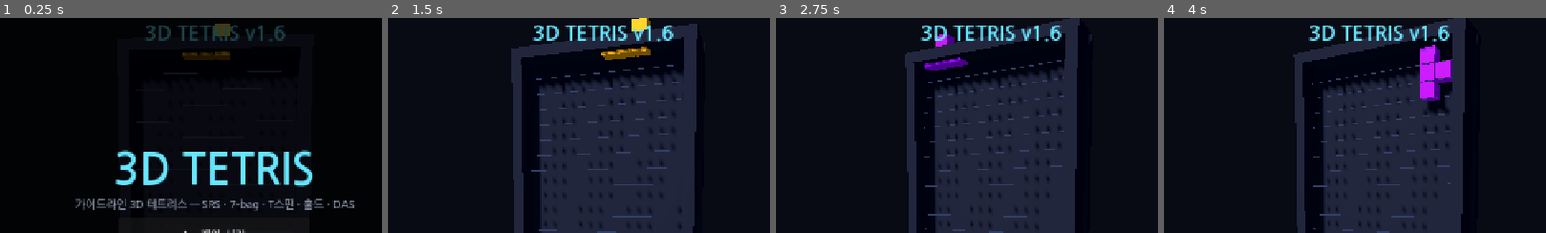
Above: before the commit, frames 1-4 (left to right).
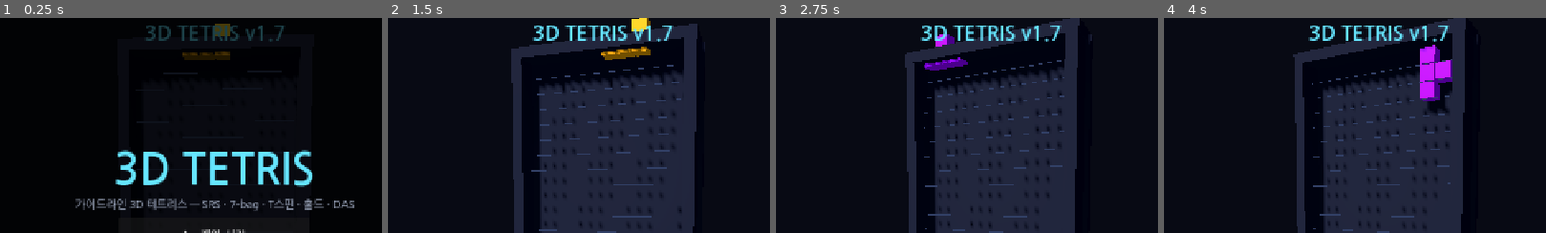
Above: after the commit, the same moments.

Repository: supark0403/3d-tetris
Game: Godot game, scene res://scenes/main.tscn
Two runs of this game, one before a commit and one after it. Both use one fixed random seed, a clock stepped at 60 frames per second and the inputs below.
Inputs (mouse positions are % of the whole screen's width and height, from its top left):
- Up to frame 1 (0.25 s): no input
- Up to frame 2 (1.5 s): click "▶ 게임 시작" at 0.5 s; tap Enter at 1.25 s; move the mouse to (72, 45) at 1.27 s; hold D (move_right) from 1.28 s (still down); hold W (hard_drop) from 1.28 s (still down); click (72, 45) at 1.42 s
- Up to frame 3 (2.75 s): move the mouse to (30, 55) at 2.02 s; release D (move_right) at 2.03 s; release W (hard_drop) at 2.03 s; hold A (move_left) from 2.03 s (still down); tap Space (hold_piece) at 2.1 s
- Up to frame 4 (4 s): move the mouse to (60, 28) at 2.77 s; release A (move_left) at 2.78 s; hold Up (rot_180) 2.78-3.53 s; hold D (move_right) from 2.78 s (still down); move the mouse to (45, 70) at 3.52 s; tap Left (rot_ccw) at 3.6 s; click (45, 70) at 3.67 s
The pictures show only the part of the screen within x 22-72%, y 0-50%; the shares and areas given below are measured in that part.

The runs differ from the first frame. In frame 1, 0.1% of the frame differs, in the area x 71-75%, y 3-11%; in frame 2, 0.2%; in frame 3, 0.2%; in frame 4, 0.2%.

Commit message:
회전/하드/홀드/일시정지 에코 입력 무시, v1.7

Diff:
--- a/scripts/main.gd
+++ b/scripts/main.gd
@@ -41,6 +41,8 @@
 		_run_autotest()
 
 func _unhandled_input(event: InputEvent) -> void:
+	if event is InputEventKey and (event as InputEventKey).echo:
+		return
 	if _is_listening():
 		return
 	if event.is_action_pressed("pause_game"):
@@ -166,7 +168,7 @@
 	title.position = Vector2(-200, 12)
 	title.custom_minimum_size = Vector2(400, 0)
 	title.horizontal_alignment = HORIZONTAL_ALIGNMENT_CENTER
-	title.text = "3D TETRIS v1.6"
+	title.text = "3D TETRIS v1.7"
 	_font(title, 34, true)
 	title.add_theme_color_override("font_color", Color(0.4, 0.9, 1.0))
 	_ui.add_child(title)
--- a/scripts/tetris/game.gd
+++ b/scripts/tetris/game.gd
@@ -138,6 +138,8 @@
 func _input(event: InputEvent) -> void:
 	if over or paused or _testing:
 		return
+	if event is InputEventKey and (event as InputEventKey).echo:
+		return # 홀드 난사 방지: 가장자리 입력만 받음
 	if event.is_action_pressed("rot_ccw"):
 		try_rotate(false)
 	elif event.is_action_pressed("rot_cw"):
@@ -585,6 +587,18 @@
 		_game_over()
 	if not over:
 		fails.append("over-not-detected")
+	# 15. 에코 입력 무시 (회전키 홀드 난사 방지)
+	new_game()
+	_testing = false
+	var r0 := active_rot
+	var ech := InputEventKey.new()
+	ech.pressed = true
+	ech.echo = true
+	ech.physical_keycode = KEY_LEFT
+	ech.keycode = KEY_LEFT
+	_input(ech)
+	if active_rot != r0:
+		fails.append("echo-rot")
 	# 14. 5번째 킥 심층 진입 (0→R, test5 (-1,2)로 TST식 진입)
 	new_game()
 	_testing = true
